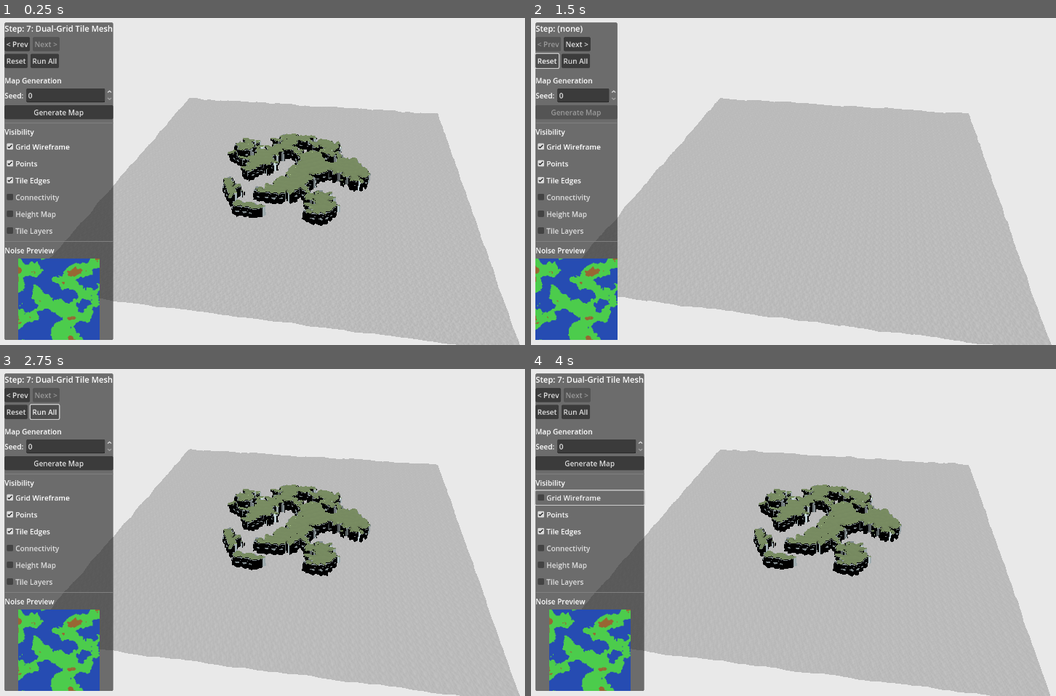
Above: before the commit, frames 1-4 (two rows, left to right).
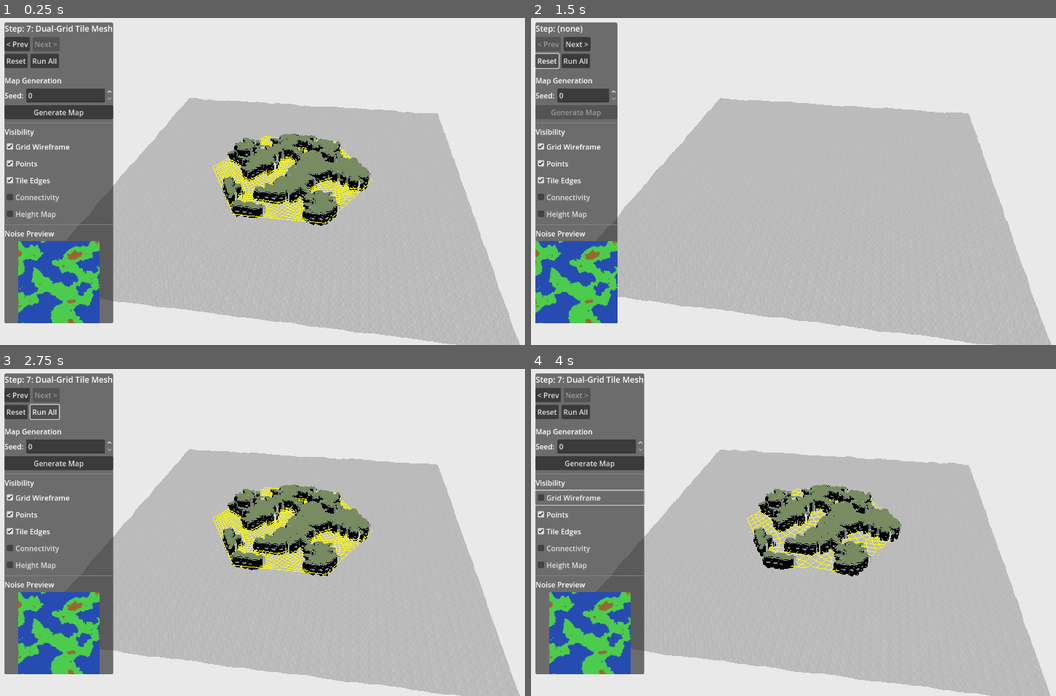
Above: after the commit, the same moments.

Repository: lucasbiancogs/map_generation
Game: Godot game, scene res://scenes/organic_grid.tscn
The game is run twice, just before and just after one commit, with the same random seed, the same clock (stepped at 60 frames per second) and the same inputs.
Inputs:
- Up to frame 1 (0.25 s): no input
- Up to frame 2 (1.5 s): click "< Prev" at 0.5 s; click "Reset" at 1.25 s
- Up to frame 3 (2.75 s): click "Run All" at 2 s
- Up to frame 4 (4 s): click "Generate Map" at 2.75 s; click "Grid Wireframe" at 3.5 s

The runs differ from the first frame. In frame 1, 5.0% of the frame differs, in the area x 0-71%, y 36-99%; in frame 2, 3.7%; in frame 3, 5.0%; in frame 4, 4.5%.

Commit message:
Unify GridVisualizer colors to yellow and remove tile layers visualization

Diff:
--- a/scenes/organic_grid.tscn
+++ b/scenes/organic_grid.tscn
@@ -27,7 +27,7 @@
 layer_height = 1.0
 
 [node name="GridVisualizer" type="Node3D" parent="." node_paths=PackedStringArray("grid", "map_gen")]
-transform = Transform3D(1, 0, 0, 0, 1, 0, 0, 0, 1, 0, 0.5, 0)
+transform = Transform3D(1, 0, 0, 0, 1, 0, 0, 0, 1, 0, 1.5, 0)
 script = ExtResource("4_0chaf")
 grid = NodePath("../OrganicGrid")
 map_gen = NodePath("../MapGeneration")
--- a/scenes/regular_grid.tscn
+++ b/scenes/regular_grid.tscn
@@ -6,6 +6,7 @@
 [ext_resource type="Script" uid="uid://dgk776q3lhcem" path="res://scripts/grid_visualizer.gd" id="4_3nd1a"]
 [ext_resource type="Script" uid="uid://kyknpmdof72h" path="res://scripts/step_controller.gd" id="5_onprj"]
 [ext_resource type="Script" uid="uid://cvxviq117ve3p" path="res://scripts/tile_hover.gd" id="6_mp2sy"]
+[ext_resource type="PackedScene" uid="uid://c730m1a2almku" path="res://scenes/tiles/Water.tscn" id="7_y4x64"]
 
 [node name="Main" type="Node3D"]
 
@@ -25,6 +26,7 @@
 grid = NodePath("../RegularGrid")
 
 [node name="GridVisualizer" type="Node3D" parent="." node_paths=PackedStringArray("grid", "map_gen")]
+transform = Transform3D(1, 0, 0, 0, 1, 0, 0, 0, 1, 0, 1.5, 0)
 script = ExtResource("4_3nd1a")
 grid = NodePath("../RegularGrid")
 map_gen = NodePath("../MapGeneration")
@@ -46,3 +48,6 @@
 script = ExtResource("6_mp2sy")
 _grid = NodePath("../RegularGrid")
 _map_gen = NodePath("../MapGeneration")
+
+[node name="Water" parent="." instance=ExtResource("7_y4x64")]
+transform = Transform3D(50, 0, 0, 0, 1, 0, 0, 0, 50, 0, 0.8, 0)
--- a/scripts/grid_visualizer.gd
+++ b/scripts/grid_visualizer.gd
@@ -11,7 +11,6 @@
 var show_tile_edges: bool = true
 var show_connectivity: bool = false
 var show_height_map: bool = false
-var show_tile_layers: bool = false
 
 
 func refresh() -> void:
@@ -50,8 +49,6 @@
 		_draw_tile_edges()
 	if show_height_map and map_gen and not map_gen.height_map.is_empty():
 		_draw_height_map()
-	if show_tile_layers and map_gen and not map_gen.quad_tile_layers.is_empty():
-		_draw_tile_layers()
 
 
 func _clear() -> void:
@@ -71,8 +68,8 @@
 			outer_pos.append(pts[i])
 		else:
 			inner_pos.append(pts[i])
-	_create_point_cloud(inner_pos, Color(1.0, 1.0, 0.2), 0.03)
-	_create_point_cloud(outer_pos, Color(1.0, 0.3, 0.2), 0.04)
+	_create_point_cloud(inner_pos, Color(1.0, 1.0, 0.0), 0.03)
+	_create_point_cloud(outer_pos, Color(1.0, 1.0, 0.0), 0.04)
 
 
 func _draw_triangles(organic: OrganicGrid) -> void:
@@ -85,7 +82,7 @@
 		lines.append(organic.points[i0]); lines.append(organic.points[i1])
 		lines.append(organic.points[i1]); lines.append(organic.points[i2])
 		lines.append(organic.points[i2]); lines.append(organic.points[i0])
-	_add_line_mesh(lines, Color(0.3, 0.7, 1.0))
+	_add_line_mesh(lines, Color(1.0, 1.0, 0.0))
 
 
 func _draw_quads_and_tris(organic: OrganicGrid) -> void:
@@ -97,7 +94,7 @@
 		quad_lines.append(p1); quad_lines.append(p2)
 		quad_lines.append(p2); quad_lines.append(p3)
 		quad_lines.append(p3); quad_lines.append(p0)
-	_add_line_mesh(quad_lines, Color(0.2, 0.9, 0.3))
+	_add_line_mesh(quad_lines, Color(1.0, 1.0, 0.0))
 
 	var tri_lines := PackedVector3Array()
 	for tri_idx in organic.unmergeable_triangle_indices:
@@ -105,7 +102,7 @@
 		tri_lines.append(organic.points[v[0]]); tri_lines.append(organic.points[v[1]])
 		tri_lines.append(organic.points[v[1]]); tri_lines.append(organic.points[v[2]])
 		tri_lines.append(organic.points[v[2]]); tri_lines.append(organic.points[v[0]])
-	_add_line_mesh(tri_lines, Color(1.0, 0.5, 0.1))
+	_add_line_mesh(tri_lines, Color(1.0, 1.0, 0.0))
 
 
 func _draw_grid_wireframe() -> void:
@@ -119,7 +116,7 @@
 		lines.append(p1); lines.append(p2)
 		lines.append(p2); lines.append(p3)
 		lines.append(p3); lines.append(p0)
-	_add_line_mesh(lines, Color(0.2, 0.9, 0.3))
+	_add_line_mesh(lines, Color(1.0, 1.0, 0.0))
 
 
 func _draw_tile_edges() -> void:
@@ -137,7 +134,7 @@
 			lines.append(corners[i] + lift)
 			lines.append(corners[next_i] + lift)
 
-	_add_line_mesh(lines, Color(0.9, 0.4, 0.4))
+	_add_line_mesh(lines, Color(1.0, 1.0, 0.0))
 
 
 func _draw_height_map() -> void:
@@ -154,72 +151,8 @@
 		groups[h].append(grid.subdivided_points[i])
 
 	for h in groups.keys():
-		var color: Color
-		if h == 0:
-			color = Color(0.2, 0.4, 0.9)
-		elif max_h <= 1:
-			color = Color(0.3, 0.8, 0.3)
-		else:
-			var t: float = float(h - 1) / float(maxi(max_h - 1, 1))
-			color = Color(0.3, 0.8, 0.3).lerp(Color(0.6, 0.4, 0.2), t)
-		_create_point_cloud(groups[h], color, 0.04)
-
-
-func _draw_tile_layers() -> void:
-	var verts := PackedVector3Array()
-	var colors := PackedColorArray()
-	var normals := PackedVector3Array()
-	var lift := Vector3.UP * 0.003
-
-	for qi in range(grid.subdivided_quads.size()):
-		if qi >= map_gen.quad_tile_layers.size():
-			break
-		var layers: Array = map_gen.quad_tile_layers[qi]
-		if layers.is_empty():
-			continue
-
-		var mesh_index: int = layers[0]["mesh_index"]
-		var color: Color
-		if mesh_index == 0:
-			color = Color(0.15, 0.3, 0.7, 0.7)
-		elif mesh_index == 15:
-			color = Color(0.3, 0.7, 0.2, 0.7)
-		else:
-			color = Color(0.9, 0.7, 0.2, 0.7)
-
-		var quad: PackedInt32Array = grid.subdivided_quads[qi]
-		var p0: Vector3 = grid.subdivided_points[quad[0]] + lift
-		var p1: Vector3 = grid.subdivided_points[quad[1]] + lift
-		var p2: Vector3 = grid.subdivided_points[quad[2]] + lift
-		var p3: Vector3 = grid.subdivided_points[quad[3]] + lift
-
-		verts.append(p0); verts.append(p1); verts.append(p2)
-		verts.append(p0); verts.append(p2); verts.append(p3)
-		for _i in range(6):
-			colors.append(color)
-			normals.append(Vector3.UP)
-
-	if verts.is_empty():
-		return
-
-	var arr_mesh := ArrayMesh.new()
-	var arrays := []
-	arrays.resize(Mesh.ARRAY_MAX)
-	arrays[Mesh.ARRAY_VERTEX] = verts
-	arrays[Mesh.ARRAY_NORMAL] = normals
-	arrays[Mesh.ARRAY_COLOR] = colors
-	arr_mesh.add_surface_from_arrays(Mesh.PRIMITIVE_TRIANGLES, arrays)
-
-	var mat := StandardMaterial3D.new()
-	mat.vertex_color_use_as_albedo = true
-	mat.shading_mode = BaseMaterial3D.SHADING_MODE_UNSHADED
-	mat.transparency = BaseMaterial3D.TRANSPARENCY_ALPHA
-	mat.cull_mode = BaseMaterial3D.CULL_DISABLED
-	arr_mesh.surface_set_material(0, mat)
-
-	var mesh_inst := MeshInstance3D.new()
-	mesh_inst.mesh = arr_mesh
-	add_child(mesh_inst)
+		_create_point_cloud(groups[h], Color(1.0, 1.0, 0.0), 0.04)
+
 
 
 func _draw_connectivity() -> void:
@@ -231,7 +164,7 @@
 			var n_pos: Vector3 = grid.subdivided_points[n]
 			lines.append(pos + Vector3.UP * 0.01)
 			lines.append(n_pos + Vector3.UP * 0.01)
-	_add_line_mesh(lines, Color(1.0, 0.2, 0.6, 0.6))
+	_add_line_mesh(lines, Color(1.0, 1.0, 0.0, 0.6))
 
 
 # ===========================================================================
--- a/scripts/step_controller.gd
+++ b/scripts/step_controller.gd
@@ -127,10 +127,6 @@
 	)
 	_add_toggle(vbox, "Height Map", visualizer.show_height_map, func(toggled: bool):
 		visualizer.show_height_map = toggled
-		visualizer.refresh()
-	)
-	_add_toggle(vbox, "Tile Layers", visualizer.show_tile_layers, func(toggled: bool):
-		visualizer.show_tile_layers = toggled
 		visualizer.refresh()
 	)
 
Not shown: 1 places in scenes/regular_grid.tscn that only renumber resources
